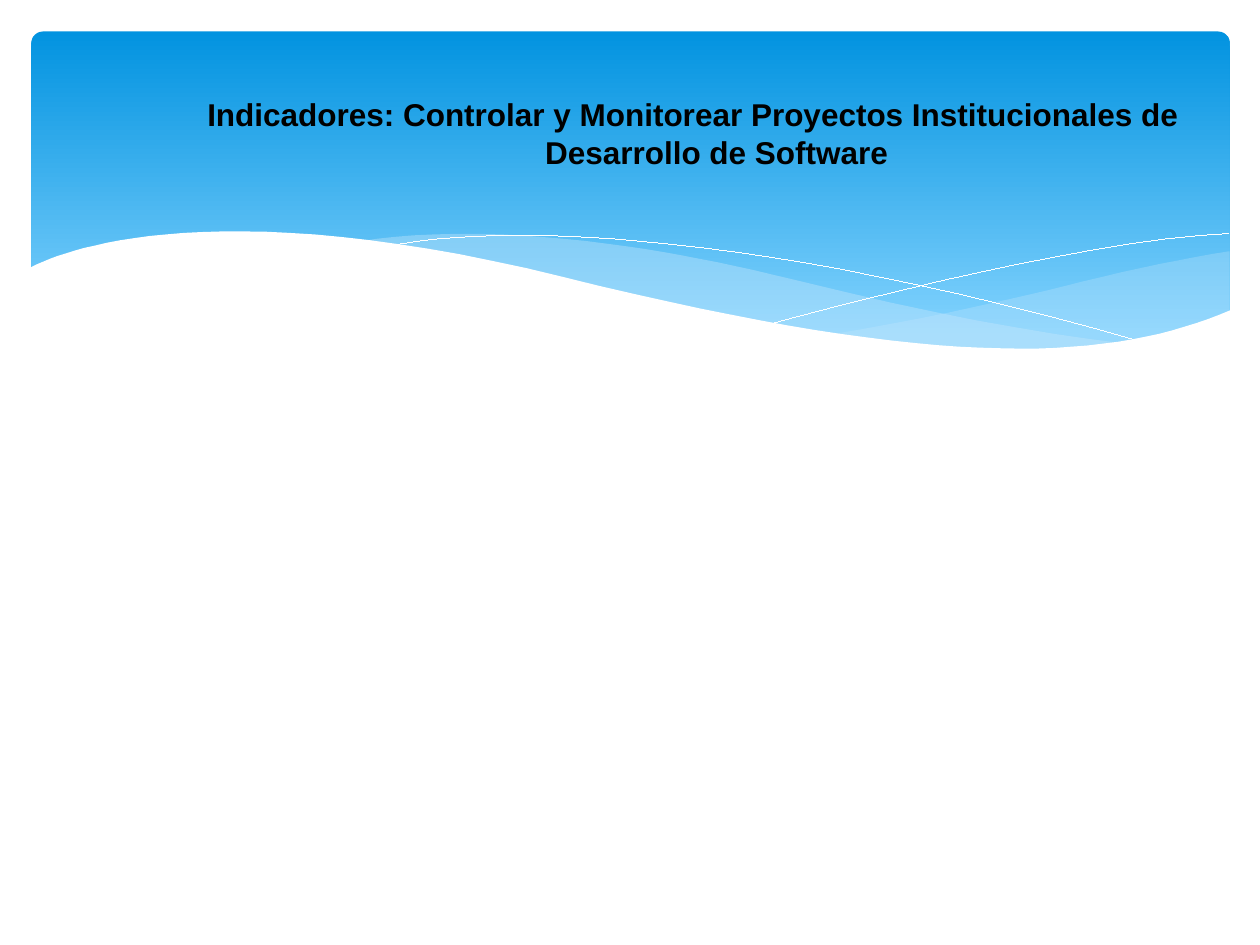
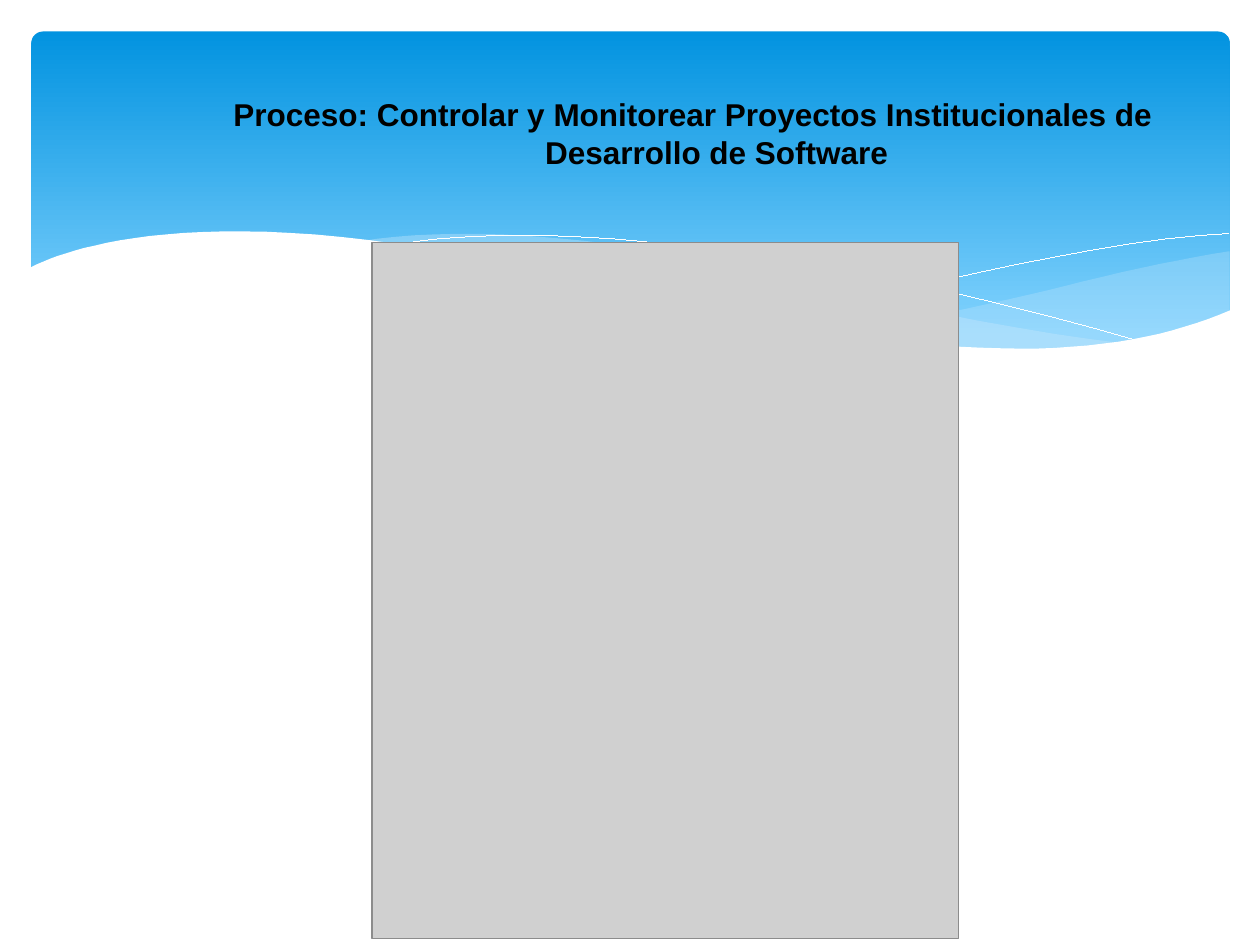
Before and after one commit to orlysemperfi/cmmi-sw-inei, a slide deck: slide 25 of PPT ENTREGABLE2 CMMI.pptx (slide 27 before the commit). Drawn at 1260x945 pixels with LibreOffice and Linux fonts; fonts in the diff are those of the drawing; grey boxes stand for pictures. Boxes give left, top, right and bottom in pixels: in the first picture for what was removed or moved away, otherwise in the second. Text is boxed around its words. In the diff, an @@ line names an element or a change of style, - is before the commit and + after.

```diff
--- a/PPT ENTREGABLE2 CMMI.pptx
+++ b/PPT ENTREGABLE2 CMMI.pptx
@@ text at <box>233,103,1152,165</box>: text changed @@
-    Indicadores: Controlar y Monitorear Proyectos Institucionales de Desarrollo de Software
+    Proceso: Controlar y Monitorear Proyectos Institucionales de Desarrollo de Software
@@ picture added at <box>372,242,958,939</box> @@
```
Also in this commit, not shown: 12 other slides changed, 1 slide added.
